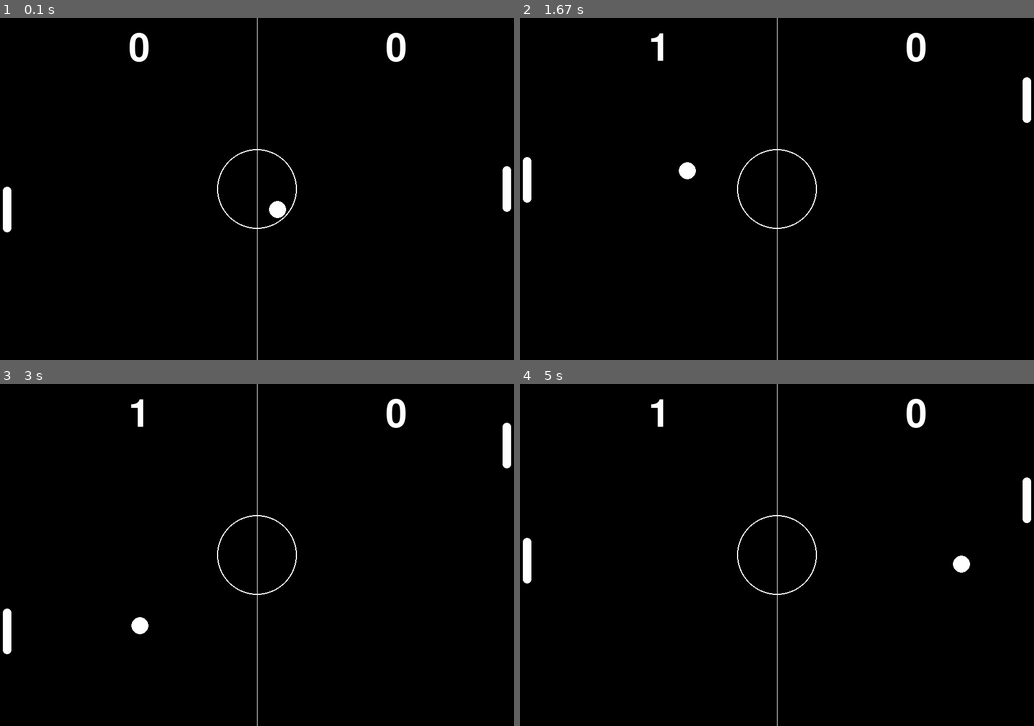
Above: before the commit, frames 1-4 (two rows, left to right).
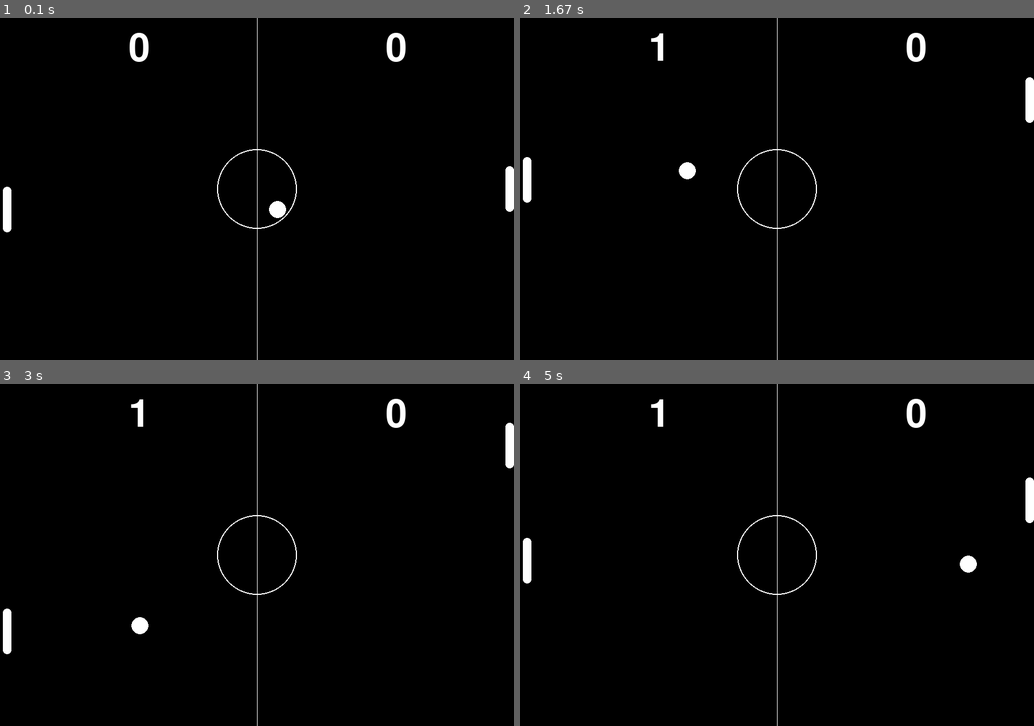
Above: after the commit, the same moments.

Repository: rightctrlkey/pygame-learning
Game: pygame game, started from pong.py
The game is run twice, just before and just after one commit, with the same random seed, the same clock (stepped at 60 frames per second) and the same inputs.
Inputs:
- Up to frame 1 (0.1 s): no input
- Up to frame 2 (1.67 s): hold Up 0.33-0.8 s; hold Down 0.83-1.13 s; hold Up 1.17-1.53 s; hold Down from 1.57 s (still down)
- Up to frame 3 (3 s): release Down at 1.93 s; hold Up 1.97-2.27 s; hold Down 2.3-2.6 s; hold Up from 2.63 s (still down)
- Up to frame 4 (5 s): release Up at 3 s; hold Down 3.03-3.4 s; hold Up 3.43-3.73 s; hold Down 3.77-4.07 s; hold Up 4.1-4.47 s; hold Down 4.5-4.87 s; hold Up from 4.9 s (still down)

The runs differ from the first frame. In frame 1, 0.1% of the frame differs, in the area x 97-100%, y 43-57%; in frame 2, 0.1%; in frame 3, 0.1%; in frame 4, 0.3%, in the area x 84-100%, y 27-56%.

Commit message:
pong2-added player & ball

Diff:
--- a/pong.py
+++ b/pong.py
@@ -14,7 +14,6 @@
     if winner == "player":
         player_points += 1
     reset_ball()
-
 
 def animate_ball():
     global ball_speed_x, ball_speed_y
@@ -73,7 +72,7 @@
 cpu.midleft = ((5,screen_height/2))
 
 player = pygame.Rect(0,0,15,80)
-player.midright = ((screen_width - 5,screen_height/2))
+player.midright = ((screen_width,screen_height/2))
 
 player_speed = 0
 ball_speed_x = 6
--- a/pong2.py
+++ b/pong2.py
@@ -6,6 +6,12 @@
 screen_height = 600
 window = pygame.display.set_mode((screen_width, screen_height))
 clock = pygame.time.Clock()
+
+ball = pygame.Rect(0,0,20,20)
+ball.midtop = (screen_width/2, 0)
+
+player = pygame.Rect(0,0,80,20)
+player.midbottom = (screen_width/2, screen_height)
 
 while True:
     # event handeling
@@ -18,9 +24,10 @@
     # poaition updating
 
     # drawing
+    pygame.draw.rect(window, (255,255,255), player, border_radius=10)
+    pygame.draw.ellipse(window, (255,255,255), ball)
 
 
 
-
-
+    pygame.display.update()
     clock.tick(60)
